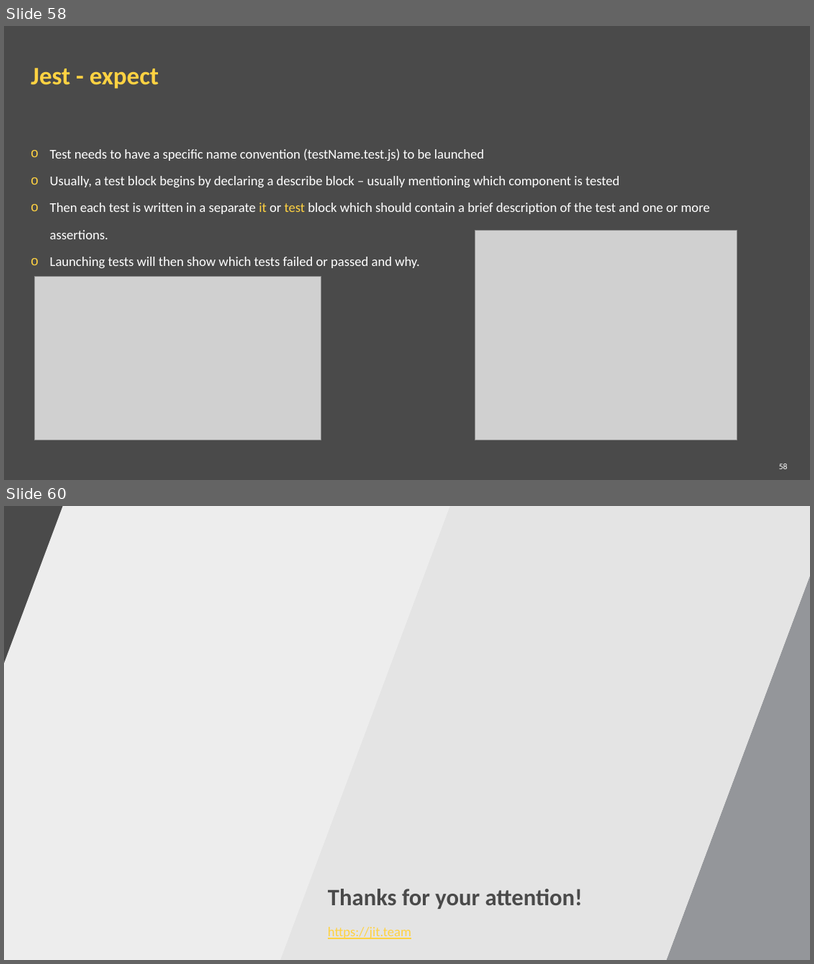
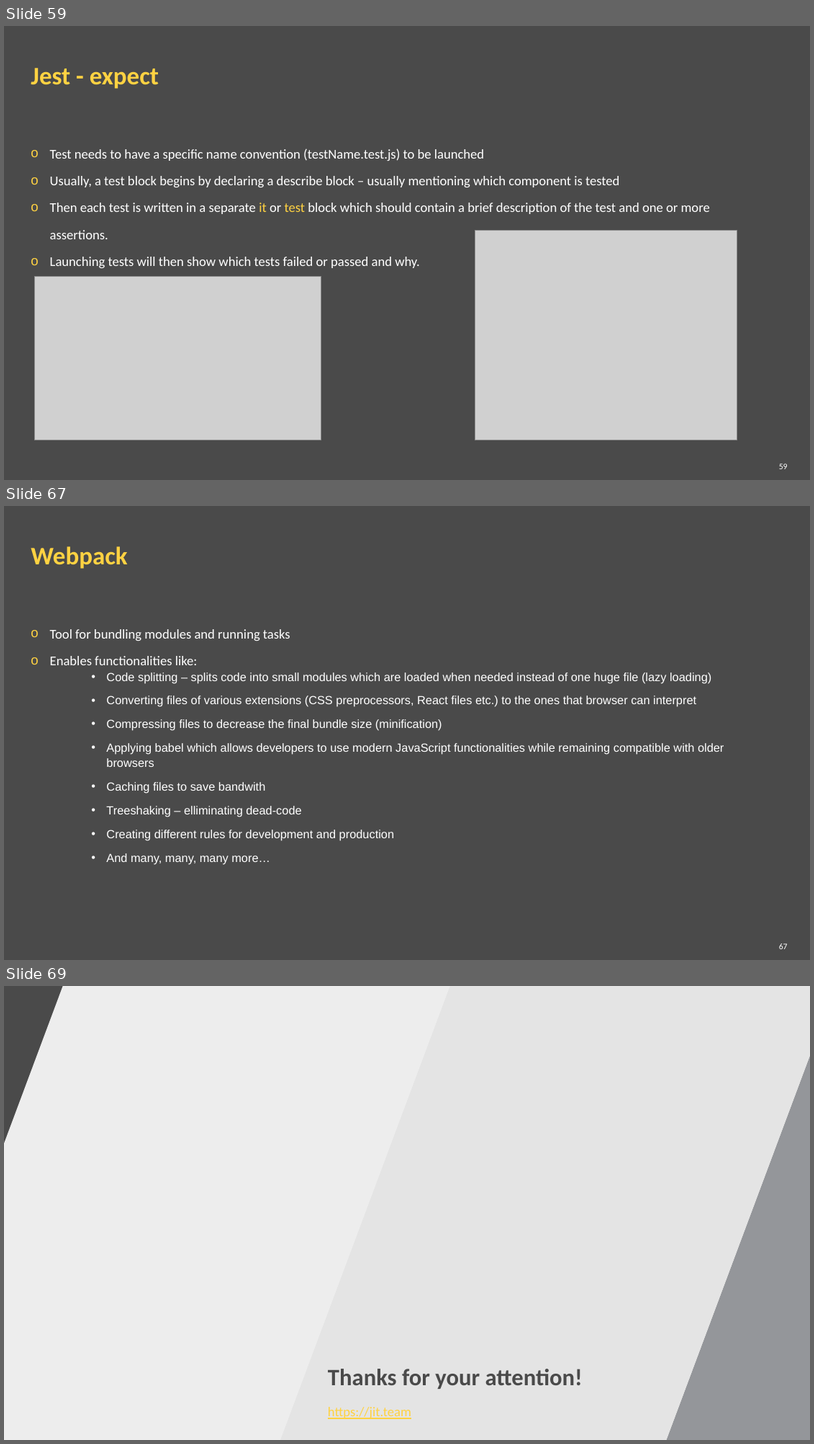
Before and after one commit to ppuzio/react-course-examples, a slide deck: React BEST course.pptx. Shown one above the other, each under a label of ours: slides 58 and 60 before the commit, slides 59, 67 and 69 after it; the slides between them are not shown. The pictures are 814x964 and 814x1444 pixels, drawn with LibreOffice and Linux fonts; fonts in the diff are those of the drawing; grey boxes stand for pictures; background and template pictures are left out. Boxes give left, top, right and bottom in pixels: in the first picture for what was removed or moved away, otherwise in the second. Text is boxed around its words. In the diff, an @@ line names an element or a change of style, - is before the commit and + after.

```diff
--- a/React BEST course.pptx
+++ b/React BEST course.pptx
@@ slide 67 added at (4,506,810,960), background #4A4A4A @@
@@ title added at (31,546,127,569), 30 pt, text #FFD242, bold @@
+Webpack
@@ text added at (50,629,724,864), 14 pt, text #FFFFFF @@
+o Tool for bundling modules and running tasks
+o Enables functionalities like:
+    • Code splitting – splits code into small modules which are loaded when needed instead of one huge file (lazy loading)
+    • Converting files of various extensions (CSS preprocessors, React files etc.) to the ones that browser can interpret
+    • Compressing files to decrease the final bundle size (minification)
+    • Applying babel which allows developers to use modern JavaScript functionalities while remaining compatible with older browsers
+    • Caching files to save bandwith
+    • Treeshaking – elliminating dead-code
+    • Creating different rules for development and production
+    • And many, many, many more…
@@ page number added at (779,943,788,949), 10 pt, text #FFFFFF @@
+67
@@ what was slide 58 is now slide 59 @@
@@ page number at (779,463,788,469): text changed @@
-58
+59
@@ what was slide 60 is now slide 69 @@
```
Also in this commit, not shown: 1 slide changed, 8 other slides added, 5 other files.
